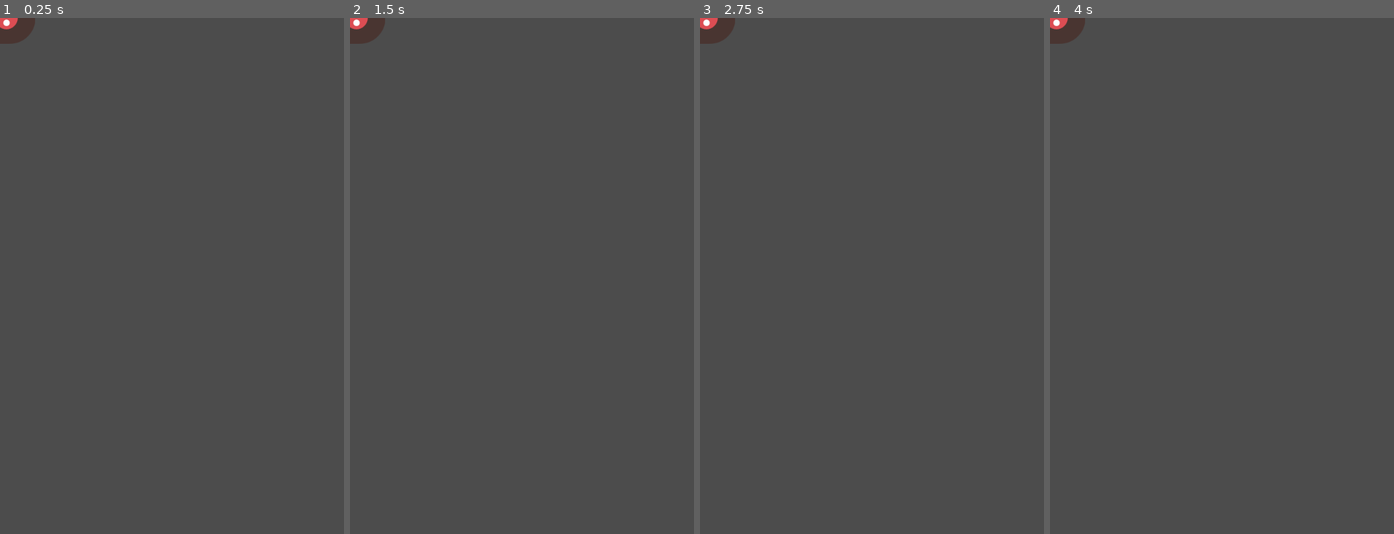
Above: before the commit, frames 1-4 (left to right).
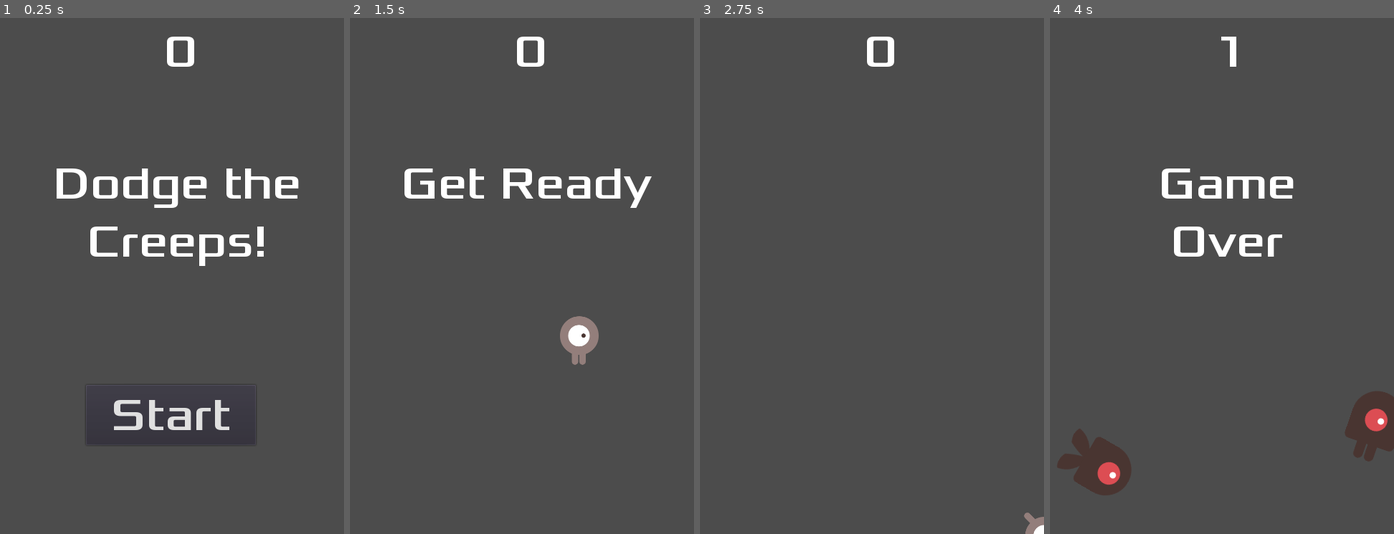
Above: after the commit, the same moments.

Repository: oriolpujadas/DodgeTheCreeps
Game: Godot game, scene res://main.tscn
The game is run twice, just before and just after one commit, with the same random seed, the same clock (stepped at 60 frames per second) and the same inputs. This scene is started directly instead of the project's main scene.
Inputs (mouse positions are in pixels of both pictures, inside the frame that each line leads up to):
- Up to frame 1 (0.25 s): no input
- Up to frame 2 (1.5 s): click (522, 415) at 0.5 s, where only the run after the commit has a clickable "Start"; tap Enter at 1.25 s; hold Right (move_right) from 1.28 s (still down)
- Up to frame 3 (2.75 s): release Right (move_right) at 2.03 s; hold Down (move_down) from 2.03 s (still down)
- Up to frame 4 (4 s): release Down (move_down) at 2.78 s; hold Right (move_right) 2.78-3.53 s; hold Up (move_up) from 3.53 s (still down)

The runs differ from the first frame. In frame 1, 4.5% of the frame differs, in the area x 0-87%, y 0-83%; in frame 2, 3.2%; in frame 3, 0.9%; in frame 4, 5.2%, in the area x 0-100%, y 0-93%.

Commit message:
juego jugable

Diff:
--- /dev/null
+++ b/Dodge/HUD.gd
@@ -0,0 +1,30 @@
+extends CanvasLayer
+signal start_game
+
+func show_message(text):
+	print(text)
+	$Message.text = text
+	$Message.show()
+	$MessageTimer.start()
+
+func show_game_over():
+	show_message("Game Over")
+# Espereu fins que el MessageTimer hagi acabat de comptar.
+	yield($MessageTimer, "timeout")
+	$Message.text = "Dodge the\nCreeps!"
+	$Message.show()
+# Feu un temporitzador one-shot i espereu que acabi.
+	yield(get_tree().create_timer(1), "timeout")
+	$StartButton.show()
+
+func update_score(score):
+	$ScoreLabel.text = str(score)
+
+
+func _on_MessageTimer_timeout():
+	$Message.hide()
+
+
+func _on_StartButton_pressed():
+	$StartButton.hide()
+	emit_signal("start_game")
--- /dev/null
+++ b/Dodge/HUD.tscn
@@ -0,0 +1,53 @@
+[gd_scene load_steps=6 format=2]
+
+[ext_resource path="res://dodge_assets/fonts/Xolonium-Regular.ttf" type="DynamicFontData" id=1]
+[ext_resource path="res://HUD.gd" type="Script" id=2]
+
+[sub_resource type="DynamicFont" id=1]
+size = 64
+font_data = ExtResource( 1 )
+
+[sub_resource type="DynamicFont" id=2]
+size = 64
+font_data = ExtResource( 1 )
+
+[sub_resource type="DynamicFont" id=3]
+size = 64
+font_data = ExtResource( 1 )
+
+[node name="HUD" type="CanvasLayer"]
+script = ExtResource( 2 )
+
+[node name="ScoreLabel" type="Label" parent="."]
+margin_left = 224.0
+margin_top = 8.0
+margin_right = 280.0
+margin_bottom = 86.0
+custom_fonts/font = SubResource( 1 )
+text = "0"
+align = 1
+
+[node name="Message" type="Label" parent="."]
+margin_left = 64.0
+margin_top = 192.0
+margin_right = 430.0
+margin_bottom = 422.0
+custom_fonts/font = SubResource( 2 )
+text = "Dodge the Creeps!"
+align = 1
+autowrap = true
+
+[node name="StartButton" type="Button" parent="."]
+margin_left = 120.0
+margin_top = 512.0
+margin_right = 357.0
+margin_bottom = 596.0
+custom_fonts/font = SubResource( 3 )
+text = "Start"
+
+[node name="MessageTimer" type="Timer" parent="."]
+wait_time = 2.0
+one_shot = true
+
+[connection signal="pressed" from="StartButton" to="." method="_on_StartButton_pressed"]
+[connection signal="timeout" from="MessageTimer" to="." method="_on_MessageTimer_timeout"]
--- a/Dodge/Mob.gd
+++ b/Dodge/Mob.gd
@@ -1,7 +1,4 @@
 extends RigidBody2D
-
-
-
 
 # Called when the node enters the scene tree for the first time.
 func _ready():
--- a/Dodge/Mob.tscn
+++ b/Dodge/Mob.tscn
@@ -31,6 +31,7 @@
 height = 32.0
 
 [node name="Mob" type="RigidBody2D"]
+position = Vector2( 51, -34 )
 collision_mask = 0
 gravity_scale = 0.0
 script = ExtResource( 7 )
--- a/Dodge/Player.gd
+++ b/Dodge/Player.gd
@@ -1,6 +1,5 @@
 extends Area2D
 signal hit
-
 
 export var speed = 400 #velocitat del jugadro
 var screen_size
@@ -33,16 +32,16 @@
 	position.y = clamp(position.y, 0, screen_size.y)
 
 	if velocity.x != 0:
-		$AnimatedSprite.animation = "walk"
+		$AnimatedSprite.animation = "Walk"
 		$AnimatedSprite.flip_v = false
 		$AnimatedSprite.flip_h = velocity.x < 0
 	elif velocity.y != 0:
-		$AnimatedSprite.animation = "up"
+		$AnimatedSprite.animation = "Up"
 		$AnimatedSprite.flip_v = velocity.y > 0
 
 
 
-func _on_Player_body_entered(body):
+func _on_Player_body_entered(_body):
 	hide() # El jugador desapareix després de ser impactat.
 	emit_signal("hit")
 # S'ha d'ajornar, ja que no podem canviar les propietats físiques en una crida de retorn de física.
--- a/Dodge/Player.tscn
+++ b/Dodge/Player.tscn
@@ -10,12 +10,12 @@
 animations = [ {
 "frames": [ ExtResource( 2 ), ExtResource( 4 ) ],
 "loop": true,
-"name": "up2",
+"name": "Up",
 "speed": 5.0
 }, {
 "frames": [ ExtResource( 1 ), ExtResource( 3 ) ],
 "loop": true,
-"name": "walk",
+"name": "Walk",
 "speed": 5.0
 } ]
 
@@ -32,7 +32,7 @@
 [node name="AnimatedSprite" type="AnimatedSprite" parent="."]
 scale = Vector2( 0.5, 0.5 )
 frames = SubResource( 1 )
-animation = "up2"
+animation = "Up"
 __meta__ = {
 "_edit_group_": true
 }
--- a/Dodge/main.gd
+++ b/Dodge/main.gd
@@ -9,22 +9,19 @@
 
 
 
-func _on_Player_hit():
-	pass # Replace with function body.
-
-
-
-
 func game_over():
 	$ScoreTimer.stop()
 	$MobTimer.stop()
-
+	$HUD.show_game_over()
 
 
 func new_game():
 	score = 0
 	$Player.start($StartPosition.position)
 	$StartTimer.start()
+	$HUD.update_score(score)
+	$HUD.show_message("Get Ready")
+	get_tree().call_group("mobs", "queue_free")
 
 
 func _on_MobTimer_timeout():
@@ -49,6 +46,7 @@
 
 func _on_ScoreTimer_timeout():
 	score += 1
+	$HUD.update_score(score)
 
 
 func _on_StartTimer_timeout():
--- a/Dodge/main.tscn
+++ b/Dodge/main.tscn
@@ -1,8 +1,9 @@
-[gd_scene load_steps=5 format=2]
+[gd_scene load_steps=6 format=2]
 
 [ext_resource path="res://Player.tscn" type="PackedScene" id=1]
 [ext_resource path="res://main.gd" type="Script" id=2]
 [ext_resource path="res://Mob.tscn" type="PackedScene" id=3]
+[ext_resource path="res://HUD.tscn" type="PackedScene" id=4]
 
 [sub_resource type="Curve2D" id=1]
 _data = {
@@ -18,7 +19,8 @@
 [node name="MobTimer" type="Timer" parent="."]
 wait_time = 0.5
 
-[node name="Mob" parent="MobTimer" instance=ExtResource( 3 )]
+[node name="Mob" parent="MobTimer" groups=["mobs"] instance=ExtResource( 3 )]
+position = Vector2( 541, 192 )
 
 [node name="ScoreTimer" type="Timer" parent="."]
 
@@ -36,8 +38,10 @@
 position = Vector2( 2, 2 )
 rotation = -0.443946
 
+[node name="HUD" parent="." instance=ExtResource( 4 )]
+
 [connection signal="hit" from="Player" to="." method="game_over"]
-[connection signal="hit" from="Player" to="." method="_on_Player_hit"]
 [connection signal="timeout" from="MobTimer" to="." method="_on_MobTimer_timeout"]
 [connection signal="timeout" from="ScoreTimer" to="." method="_on_ScoreTimer_timeout"]
 [connection signal="timeout" from="StartTimer" to="." method="_on_StartTimer_timeout"]
+[connection signal="start_game" from="HUD" to="." method="new_game"]
